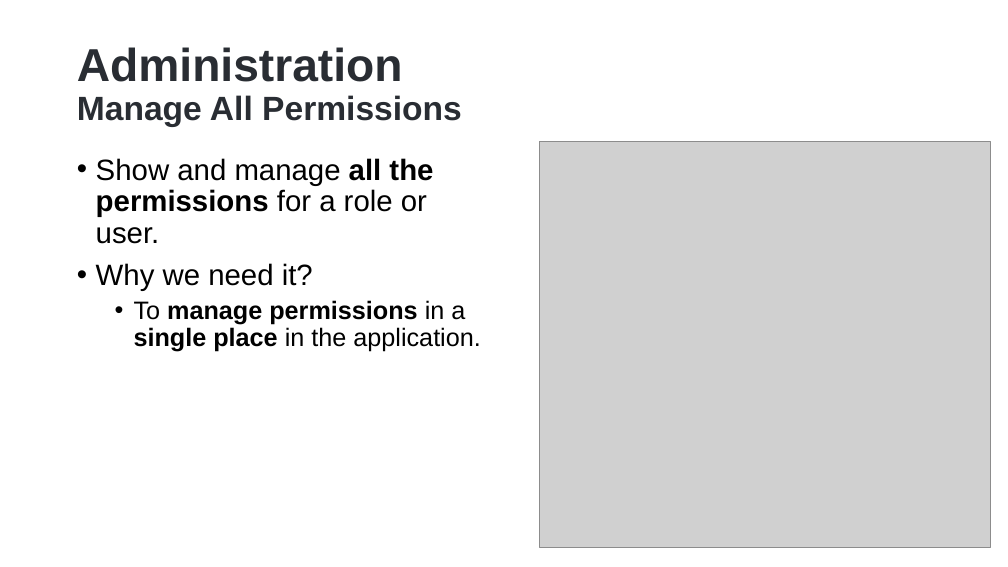
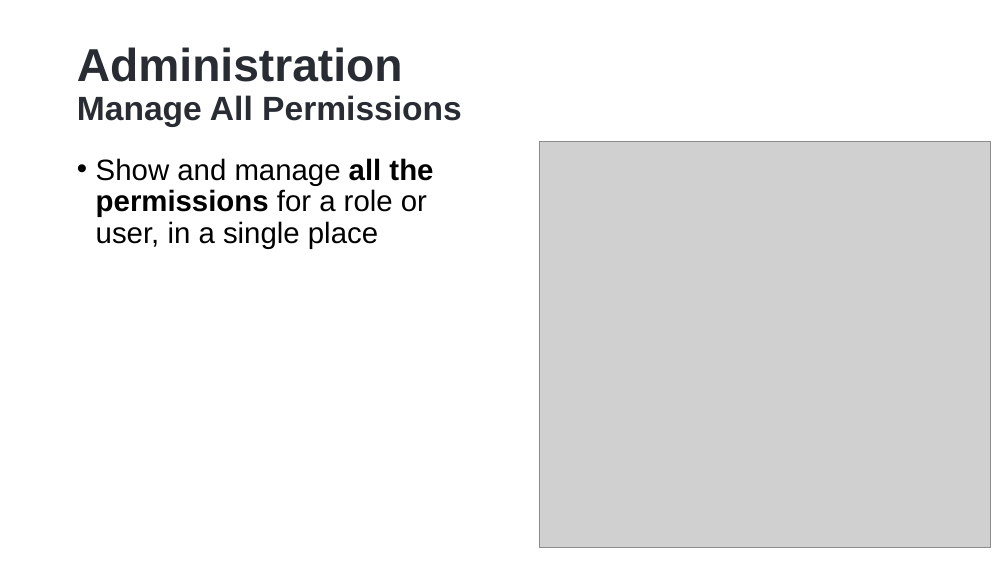
Before and after one commit to hikalkan/presentations, a slide deck: slide 14 of 2022-10-15 Authorization-In-Distributed-Systems/Authorization-In-Distributed-Systems-Short.pptx. Drawn at 1008x567 pixels with LibreOffice and Linux fonts; fonts in the diff are those of the drawing; grey boxes stand for pictures; background and template pictures are left out. Boxes give left, top, right and bottom in pixels: in the first picture for what was removed or moved away, otherwise in the second. Text is boxed around its words. In the diff, an @@ line names an element or a change of style, - is before the commit and + after.

```diff
--- a/2022-10-15 Authorization-In-Distributed-Systems/Authorization-In-Distributed-Systems-Short.pptx
+++ b/2022-10-15 Authorization-In-Distributed-Systems/Authorization-In-Distributed-Systems-Short.pptx
@@ text at (96, 158, 433, 249): text changed @@
-• Show and manage all the permissions for a role or user.
-• Why we need it?
-  • To manage permissions in a single place in the application.
+• Show and manage all the permissions for a role or user, in a single place
```
Also in this commit, not shown: 2 other slides changed, 1 slide removed.
